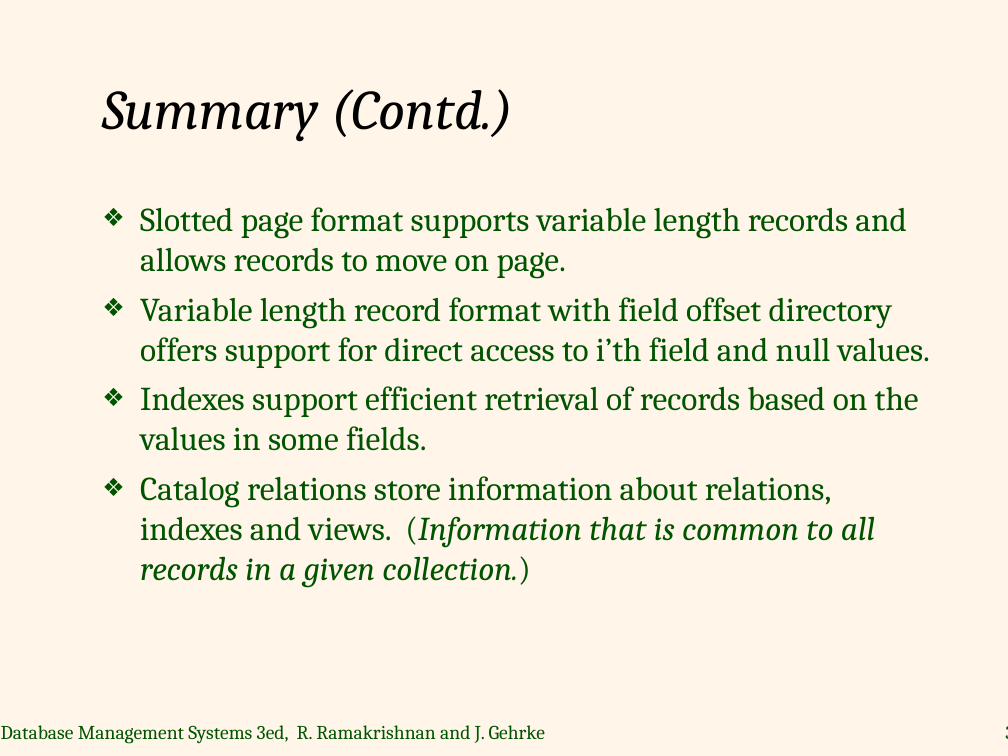
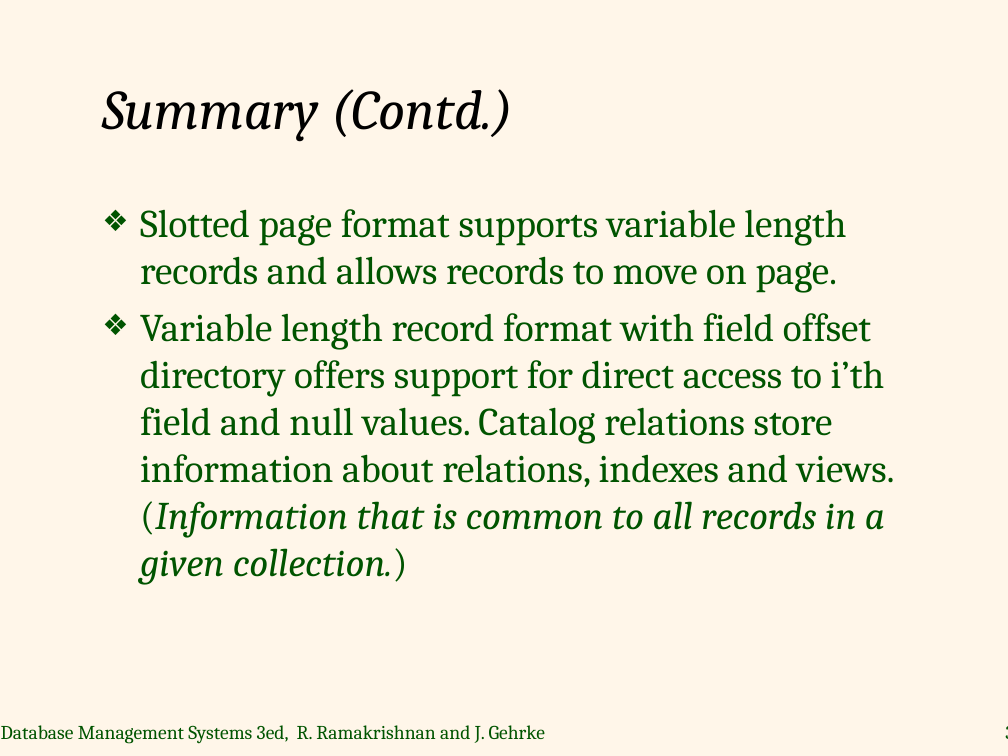
Before and after one commit to yxjiang/yxjiang.github.io, a slide deck: slide 35 of storage.ppt. Drawn at 1008x756 pixels with LibreOffice and Linux fonts; fonts in the diff are those of the drawing; background and template pictures are left out. Boxes give left, top, right and bottom in pixels: in the first picture for what was removed or moved away, otherwise in the second. Text is boxed around its words. In the diff, an @@ line names an element or a change of style, - is before the commit and + after.

```diff
--- a/storage.ppt
+++ b/storage.ppt
@@ text at (140, 209, 846, 293): size 23.8 to 28 pt in "Slotted page format supports variable length records ..." @@
@@ text at (140, 313, 895, 585): text changed; size 23.8 to 28 pt @@
-❖ Variable length record format with field offset directory offers support for direct access to i’th field and null values.
-❖ Indexes support efficient retrieval of records based on the values in some fields.
-❖ Catalog relations store information about relations, indexes and views. (Information that is common to all records in a given collection.)
+❖ Variable length record format with field offset directory offers support for direct access to i’th field and null values. Catalog relations store information about relations, indexes and views. (Information that is common to all records in a given collection.)
```
Also in this commit, not shown: 1 other file.
